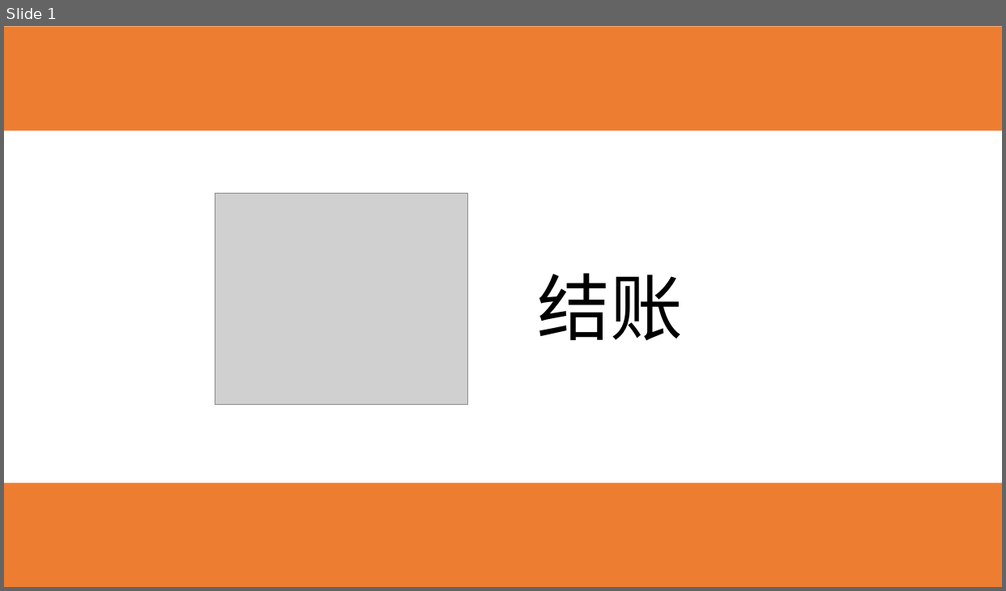
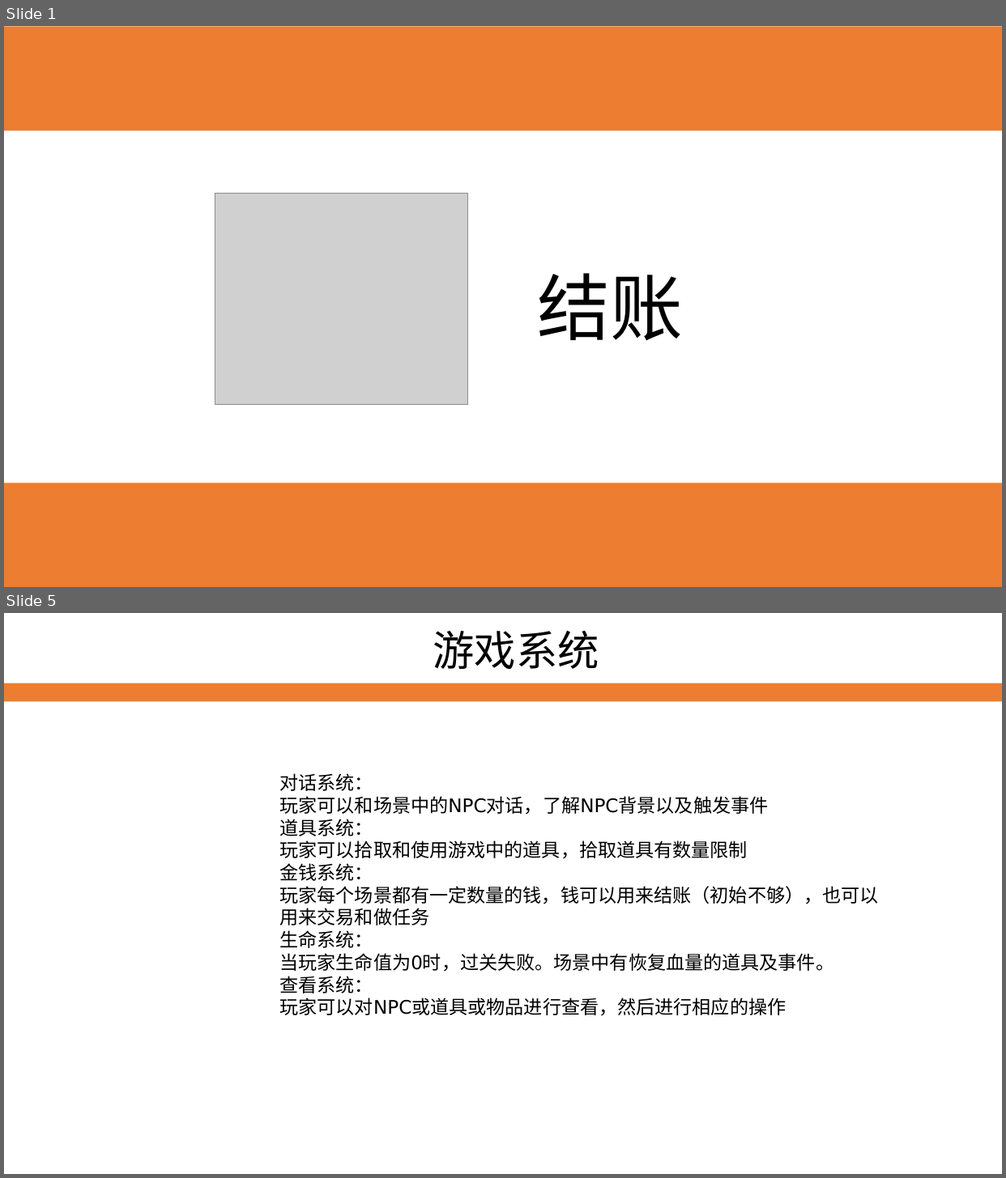
Before and after one commit to ThreePeopleGame/Death, a slide deck: Share/每周命题游戏设计/李硕/结账.pptx. Shown one above the other, each under a label of ours: slide 1 before the commit, slides 1 and 5 after it; the slides between them are not shown. The pictures are 1006x591 and 1006x1178 pixels, drawn with LibreOffice and Linux fonts; fonts in the diff are those of the drawing; grey boxes stand for pictures. Boxes give left, top, right and bottom in pixels: in the first picture for what was removed or moved away, otherwise in the second. Text is boxed around its words. In the diff, an @@ line names an element or a change of style, - is before the commit and + after.

Commit message:
结账
结账

```diff
--- a/Share/每周命题游戏设计/李硕/结账.pptx
+++ b/Share/每周命题游戏设计/李硕/结账.pptx
@@ slide 5 added at (4, 613, 1002, 1174), background #FFFFFF @@
@@ text added at (433, 631, 599, 670), 40 pt, text #000000 @@
+游戏系统
@@ rectangle added at (4, 683, 1002, 702), fill #ED7D31 @@
@@ text added at (280, 773, 879, 1016), 18 pt, text #000000 @@
+对话系统：
+玩家可以和场景中的NPC对话，了解NPC背景以及触发事件
+道具系统：
+玩家可以拾取和使用游戏中的道具，拾取道具有数量限制
+金钱系统：
+玩家每个场景都有一定数量的钱，钱可以用来结账（初始不够），也可以用来交易和做任务
+生命系统：
+当玩家生命值为0时，过关失败。场景中有恢复血量的道具及事件。
+查看系统：
+玩家可以对NPC或道具或物品进行查看，然后进行相应的操作
```
Also in this commit, not shown: 4 other slides added, 1 slide removed.
